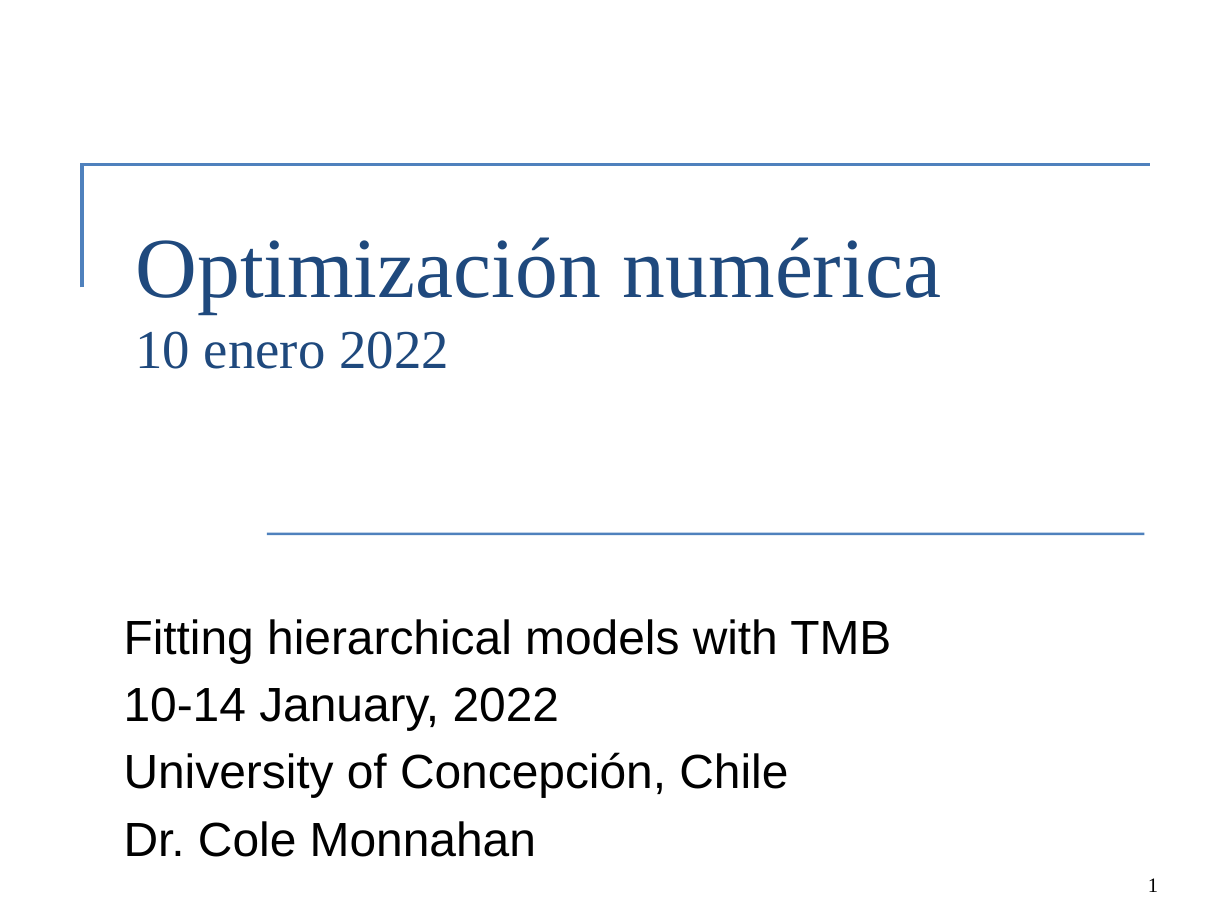
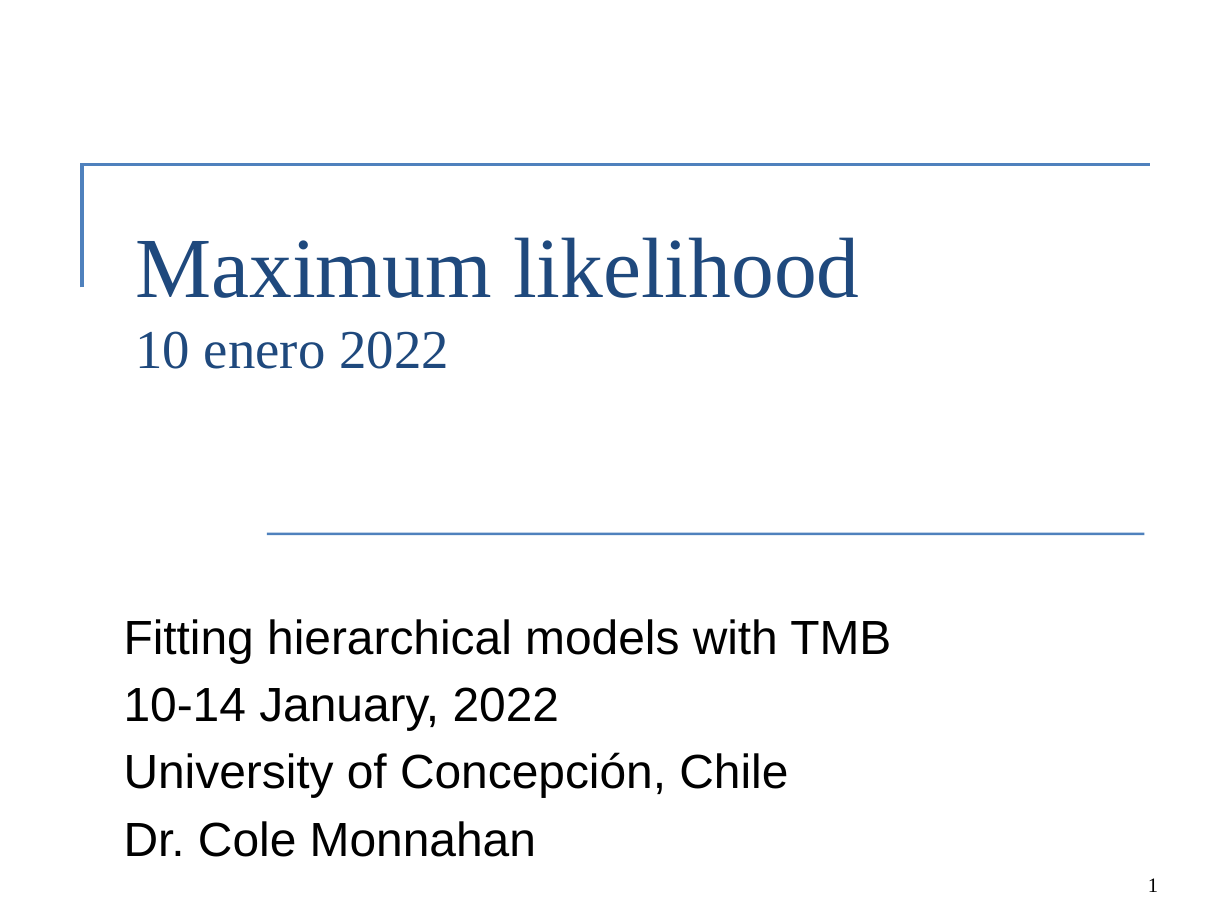
Before and after one commit to Cole-Monnahan-NOAA/tmb_workshop, a slide deck: slide 1 of day2/lecture2_maximum_likelihood_spa.pptx. Drawn at 1232x924 pixels with LibreOffice and Linux fonts; fonts in the diff are those of the drawing. Boxes give left, top, right and bottom in pixels: in the first picture for what was removed or moved away, otherwise in the second. Text is boxed around its words. In the diff, an @@ line names an element or a change of style, - is before the commit and + after.

```diff
--- a/day2/lecture2_maximum_likelihood_spa.pptx
+++ b/day2/lecture2_maximum_likelihood_spa.pptx
@@ title at [136, 237, 860, 369]: text changed @@
-Optimización numérica
-10 enero 2022
+Maximum likelihood
+10 enero 2022
```
Also in this commit, not shown: 5 other slides changed, 6 other files.
